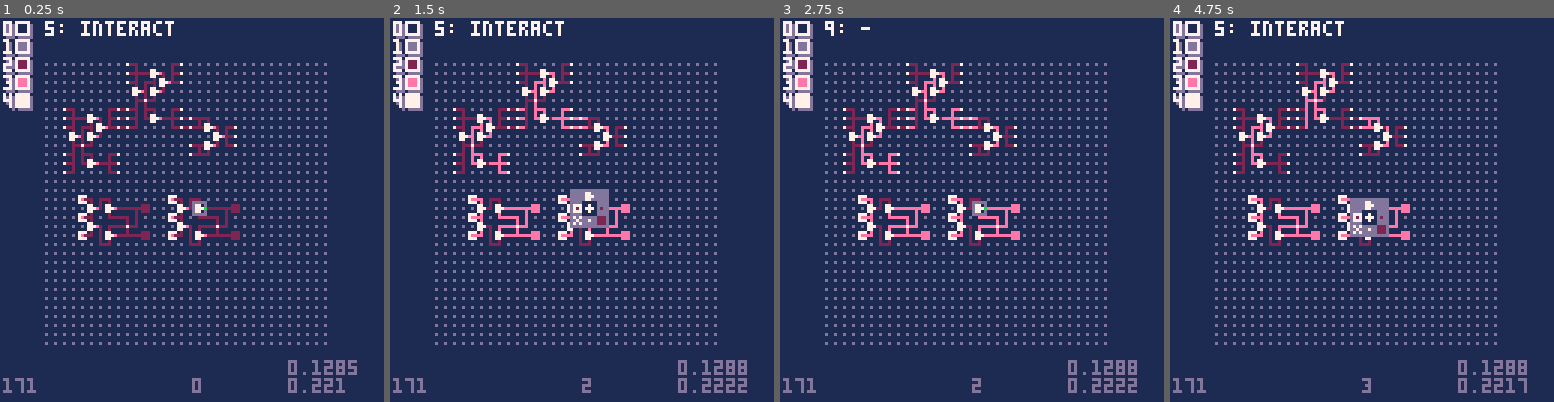
Above: before the commit, frames 1-4 (left to right).
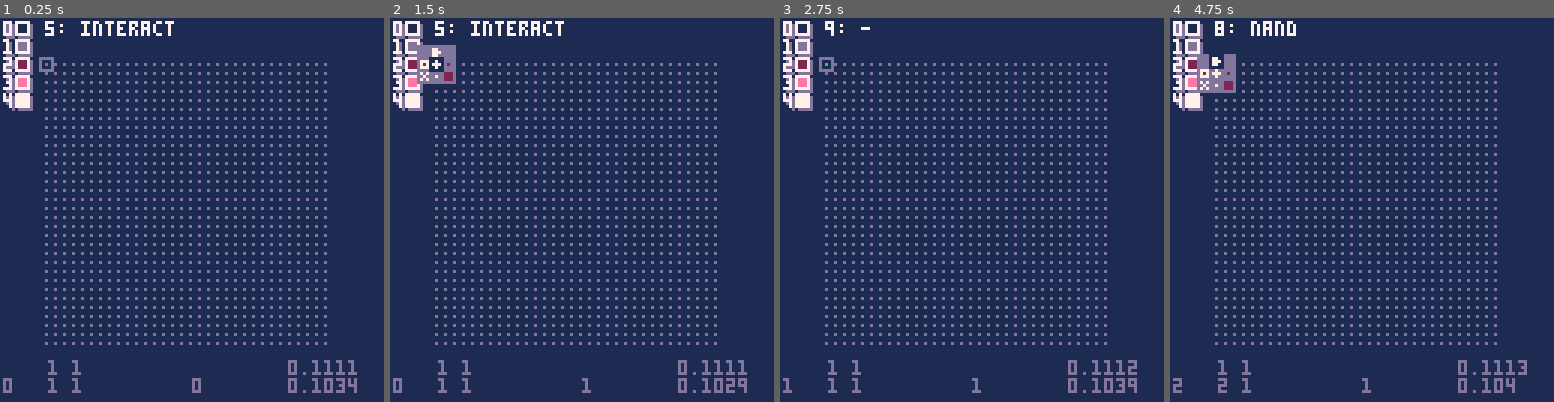
Above: after the commit, the same moments.

Repository: SestrenExsis/NANDGate
Game: PICO-8 cartridge nandgate.p8
Same seed, same stepped clock (60 frames per second), same inputs: the game is played once before the commit and once after it.
Inputs:
- Up to frame 1 (0.25 s): no input
- Up to frame 2 (1.5 s): tap X (X key) at 0.33, 1.07 s; tap O (Z key) at 0.7 s
- Up to frame 3 (2.75 s): hold Right 1.6-2.1 s; tap O (Z key) at 1.7, 2.1, 2.5 s; tap X (X key) at 1.85 s; hold Up 2.15-2.42 s; hold Right from 2.47 s (still down)
- Up to frame 4 (4.75 s): tap O (Z key) every 0.4 s from 2.9 to 4.5 s; tap X (X key) at 2.97, 4.08 s; release Right at 3.03 s; hold Left 3.08-3.58 s; hold Down 3.63-3.97 s; hold Right 4.02-4.68 s; hold Up from 4.73 s (still down)

The runs differ from the first frame. In frame 1, 5.0% of the frame differs, in the area x 0-93%, y 10-98%; in frame 2, 6.1%; in frame 3, 4.9%; in frame 4, 6.4%, in the area x 0-93%, y 0-98%.

Commit message:
Process moves in chunks

Diff:
--- a/nandgate.p8
+++ b/nandgate.p8
@@ -76,8 +76,10 @@
 		ht=h,
 		sx=12,
 		sy=12,
-		x=flr(0.5*w),
-		y=flr(0.5*h),
+		x=1,
+		y=1,
+		lx=1,
+		ly=1,
 		dat={},
 		dvcs={},
 		dirs={
@@ -195,9 +197,65 @@
 	end
 end
 
+function grid:go(a)
+	local d=_dirs[a]
+	local dx=d[1]
+	local dy=d[2]
+	self.x=mid(1,self.x+dx,self.wd)
+	self.y=mid(1,self.y+dy,self.ht)
+end
+
+function grid:move(a,b)
+	log("7"..hex(a,1)..hex(b,1))
+	local d=_dirs[a]
+	local dx=b*d[1]
+	local dy=b*d[2]
+	self.lx=mid(
+		1,self.lx+dx,self.wd
+		)
+	self.ly=mid(
+		1,self.ly+dy,self.ht
+		)
+	add(self.hst,7)
+	add(self.hst,flr(a%0x10))
+	add(self.hst,b%0x10)
+end
+
+function grid:update()
+	while (
+		self.lx!=self.x or
+		self.ly!=self.y
+		) do
+			local x=self.x
+			local y=self.y
+			local dx=x-self.lx
+			local dy=y-self.ly
+			local dr=5
+			if dx<0 then
+				dr-=1
+			elseif dx>0 then
+				dr+=1
+			end
+			if dy<0 then
+				dr+=3
+			elseif dy>0 then
+				dr-=3
+			end
+			local amt=15
+			amt=min(amt,abs(dx))
+			amt=min(amt,abs(dy))
+			if amt==0 then
+				amt=max(abs(dx),abs(dy))
+				amt=min(amt,15)
+			end
+			self:move(dr,amt)
+	end
+end
+
 function grid:setx(aa)
 	log("1"..hex(aa,2))
 	self.x=aa
+	self.lx=x
 	add(self.hst,1)
 	add(self.hst,flr(aa/0x10))
 	add(self.hst,aa%0x10)
@@ -206,6 +264,7 @@
 function grid:sety(aa)
 	log("2"..hex(aa,2))
 	self.y=aa
+	self.ly=y
 	add(self.hst,2)
 	add(self.hst,flr(aa/0x10))
 	add(self.hst,aa%0x10)
@@ -225,10 +284,13 @@
 		self.y=deli(self.stk,n)
 		self.x=deli(self.stk,n-1)
 	end
+	self.lx=self.x
+	self.ly=self.y
 	add(self.hst,4)
 end
 
 function grid:make(a)
+	self:update()
 	log("5"..hex(a,1))
 	local x=self.x
 	local y=self.y
@@ -276,6 +338,7 @@
 end
 
 function grid:fuse(a)
+	self:update()
 	log("6"..hex(a,1))
 	local d=_dirs[a]
 	local dx=d[1]
@@ -302,20 +365,10 @@
 	end
 	self.x+=dx
 	self.y+=dy
+	self.lx=self.x
+	self.ly=self.y
 	add(self.hst,6)
 	add(self.hst,a%0x10)
-end
-
-function grid:move(a,b)
-	log("7"..hex(a,1)..hex(b,1))
-	local d=_dirs[a]
-	local dx=b*d[1]
-	local dy=b*d[2]
-	self.x=mid(1,self.x+dx,self.wd)
-	self.y=mid(1,self.y+dy,self.ht)
-	add(self.hst,7)
-	add(self.hst,flr(a%0x10))
-	add(self.hst,b%0x10)
 end
 
 _cmds={
@@ -419,7 +472,7 @@
 	end
 	--_g:run(cmds)
 	-- add starting devices
-	---[[
+	--[[
 	_g:setx(3)
 	_g:sety(6)
 	_g:run(_cmds.half_adder)
@@ -576,50 +629,52 @@
 		end
 	else
 		if btnp(⬅️) then
-			_g:move(4,1)
+			_g:go(4)
 		elseif btnp(➡️) then
-			_g:move(6,1)
+			_g:go(6)
 		end
 		if btnp(⬆️) then
-			_g:move(8,1)
+			_g:go(8)
 		elseif btnp(⬇️) then
-			_g:move(2,1)
-		end
-	end
-	local tool=_tools[_toolidx]
-	local lidx=_g:idxof(lgx,lgy)
-	local cidx=_g:idxof(_g.x,_g.y)
-	local cdvc=_g:device(cidx)
-	if tool=="interact" then
-		if (
-			btnp(❎) and
-			cdvc!=nil and
-			cdvc.name=="flip"
-		) then
-			-- toggle the flip
-			cdvc.on=not cdvc.on
-		elseif btnp(❎) then
-			-- advance 1 tick
-			tick(_g)
-		end
-	elseif tool=="wire" then
-		if btn(❎) then
-			_g:connect(lgx,lgy,_g.x,_g.y)
-		end
-	elseif tool=="delete" then
-		if btn(❎) then
-			_g:make(0)
-		end
-	else
-		if btnp(❎) then
-			if tool=="flip" then
-				_g:make(2)
-			elseif tool=="nand" then
-				_g:make(3)
-			elseif tool=="feed" then
-				_g:make(4)
-			elseif tool=="lamp" then
-				_g:make(5)
+			_g:go(2)
+		end
+		local tool=_tools[_toolidx]
+		local lidx=_g:idxof(lgx,lgy)
+		local cidx=_g:idxof(_g.x,_g.y)
+		local cdvc=_g:device(cidx)
+		if tool=="interact" then
+			if (
+				btnp(❎) and
+				cdvc!=nil and
+				cdvc.name=="flip"
+			) then
+				-- toggle the flip
+				cdvc.on=not cdvc.on
+			elseif btnp(❎) then
+				-- advance 1 tick
+				tick(_g)
+			end
+		elseif tool=="wire" then
+			if btn(❎) then
+				_g:connect(
+					lgx,lgy,_g.x,_g.y
+					)
+			end
+		elseif tool=="delete" then
+			if btn(❎) then
+				_g:make(0)
+			end
+		else
+			if btnp(❎) then
+				if tool=="flip" then
+					_g:make(2)
+				elseif tool=="nand" then
+					_g:make(3)
+				elseif tool=="feed" then
+					_g:make(4)
+				elseif tool=="lamp" then
+					_g:make(5)
+				end
 			end
 		end
 	end
@@ -828,6 +883,8 @@
 			pset(sx+2*dx,sy+2*dy,11)
 		end
 	end
+	print(_g.x.." ".._g.lx,16,114,1)
+	print(_g.y.." ".._g.ly,16,120,1)
 	-- draw toolbox
 	local msg=_toolidx..": "
 	msg=msg.._tools[_toolidx]
Not shown, changed: 25 lines of the sprite sheet (__gfx__) section of nandgate.p8
